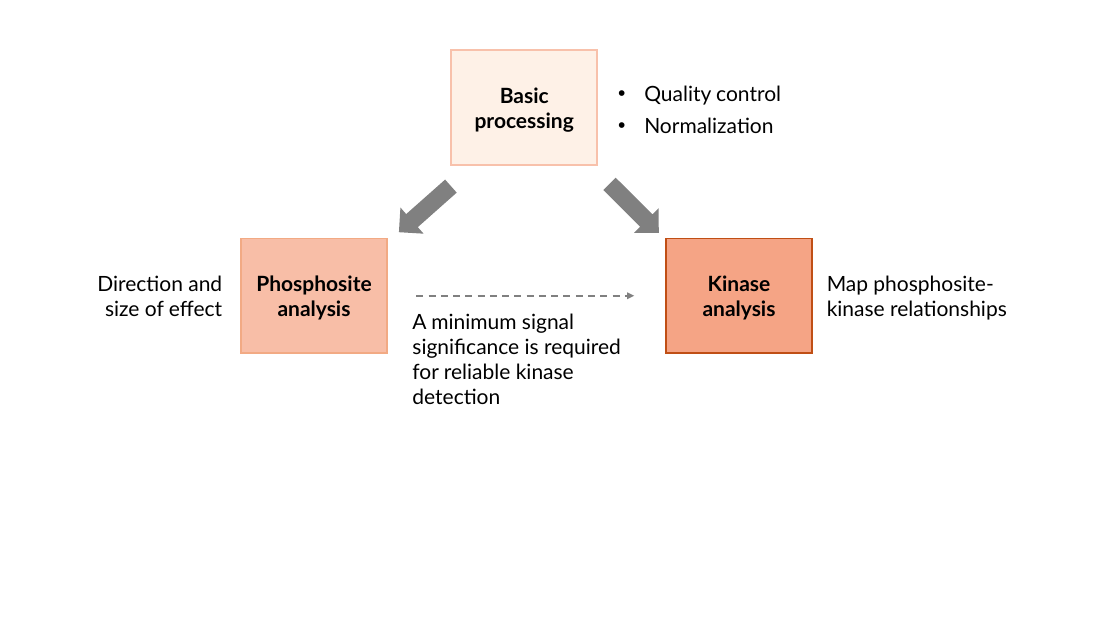
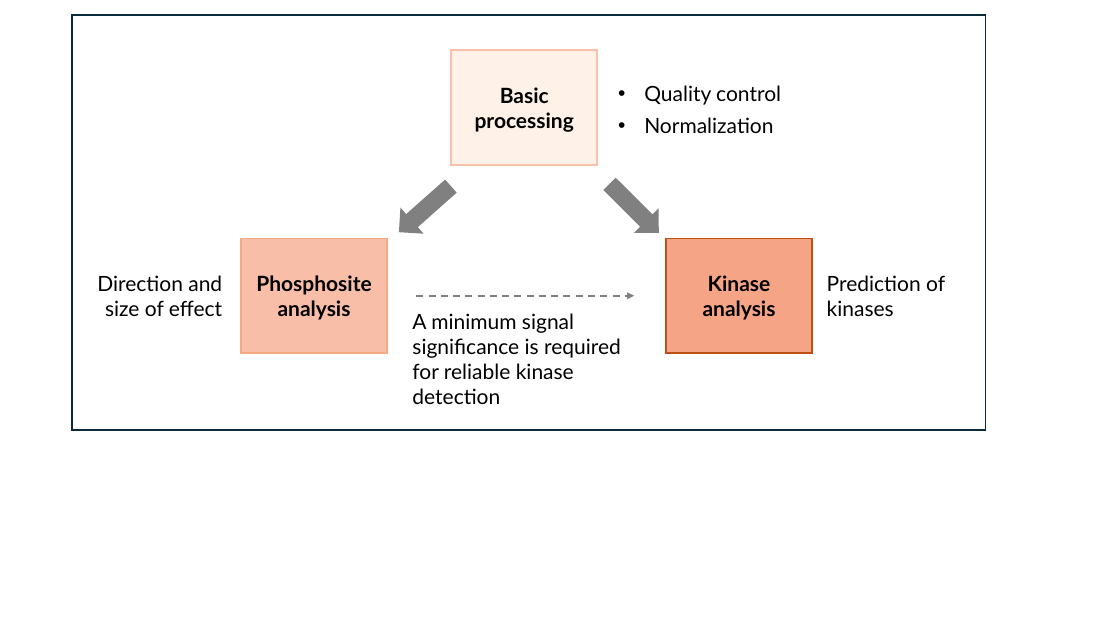
Before and after one commit to pamgene/autoreport2023, a slide deck: slide 1 of img/figures.pptx. Drawn at 1120x630 pixels with LibreOffice and Linux fonts; fonts in the diff are those of the drawing. Boxes give left, top, right and bottom in pixels: in the first picture for what was removed or moved away, otherwise in the second. Text is boxed around its words. In the diff, an @@ line names an element or a change of style, - is before the commit and + after.

```diff
--- a/img/figures.pptx
+++ b/img/figures.pptx
@@ rectangle added at box(72, 15, 986, 430), outline #092A39 1.5 pt @@
@@ text at box(827, 275, 945, 316): text changed @@
-Map phosphosite-kinase relationships
+Prediction of kinases
```
Also in this commit, not shown: 31 other files.
